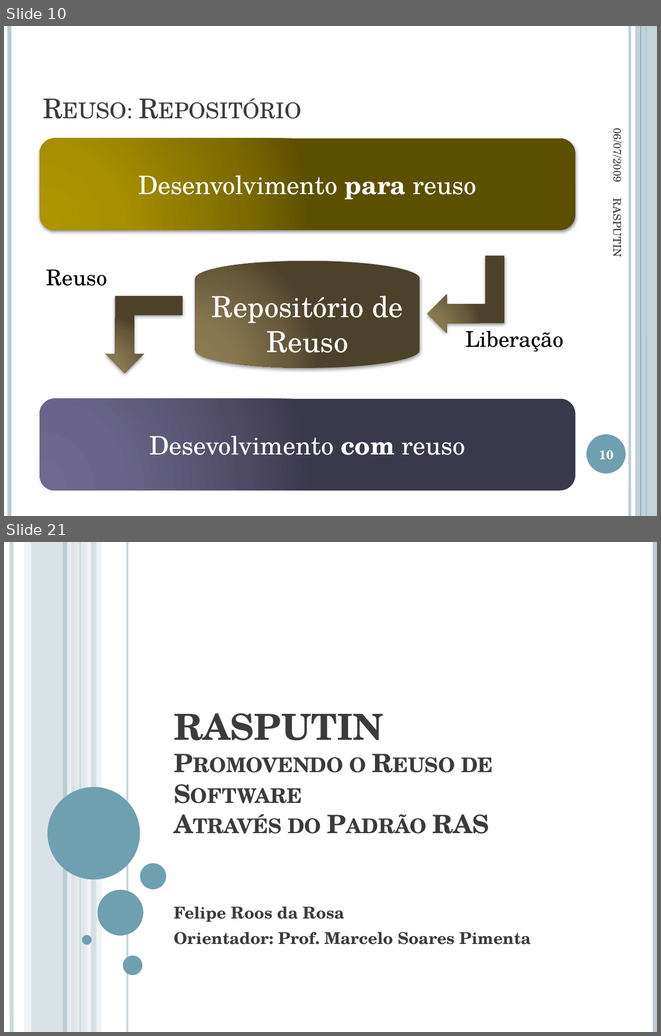
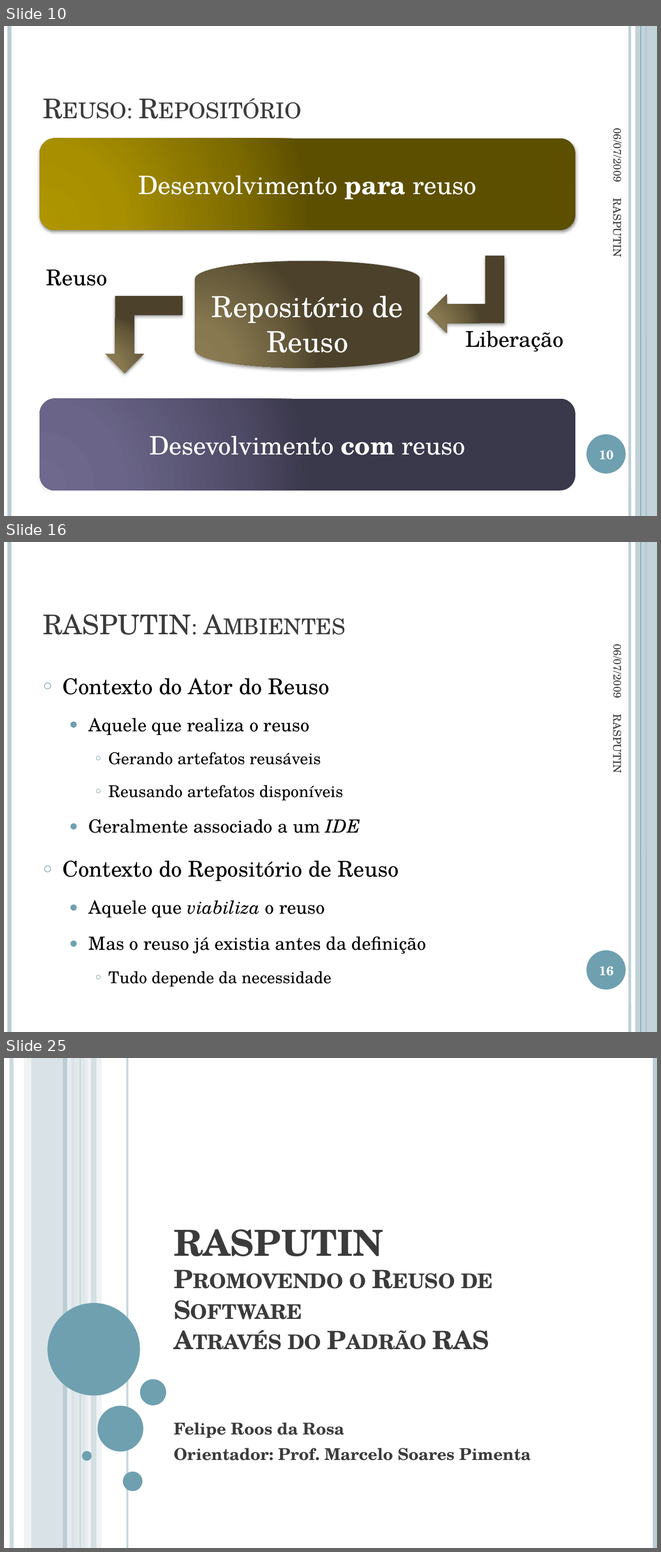
Before and after one commit to jmftrindade/ras4maven, a slide deck: PromotingSoftwareReuseWithRAS/RASPUTIN.pptx. Shown one above the other, each under a label of ours: slides 10 and 21 before the commit, slides 10, 16 and 25 after it; the slides between them are not shown. The pictures are 661x1036 and 661x1552 pixels, drawn with LibreOffice and Linux fonts; fonts in the diff are those of the drawing. Boxes give left, top, right and bottom in pixels: in the first picture for what was removed or moved away, otherwise in the second. Text is boxed around its words. In the diff, an @@ line names an element or a change of style, - is before the commit and + after.

```diff
--- a/PromotingSoftwareReuseWithRAS/RASPUTIN.pptx
+++ b/PromotingSoftwareReuseWithRAS/RASPUTIN.pptx
@@ slide 16 added at [4, 542, 657, 1032], background #FFFFFF; not listed: 6 template elements that a slide beside it also shows @@
@@ title added at [43, 614, 191, 635], 30 pt, text #3B3B3B, small capitals @@
+RASPUTIN: Ambientes
@@ text added at [610, 649, 626, 697], 12 pt, text #3B3B3B @@
+06/07/2009
@@ text added at [63, 717, 426, 987], 20 pt, text #000000 @@
+○ Contexto do Ator do Reuso
+  ● Aquele que realiza o reuso
+    ○ Gerando artefatos reusáveis
+    ○ Reusando artefatos disponíveis
+  ● Geralmente associado a um IDE
+○ Contexto do Repositório de Reuso
+  ● Aquele que viabiliza o reuso
+  ● Mas o reuso já existia antes da definição
+    ○ Tudo depende da necessidade
@@ text added at [609, 720, 625, 772], 12 pt, text #3B3B3B @@
+RASPUTIN
@@ page number added at [599, 966, 614, 976], 14 pt, text #FFFFFF, bold @@
+16
@@ what was slide 21 is now slide 25 @@
```
Also in this commit, not shown: 12 slides changed, 7 other slides added, 5 other files.
